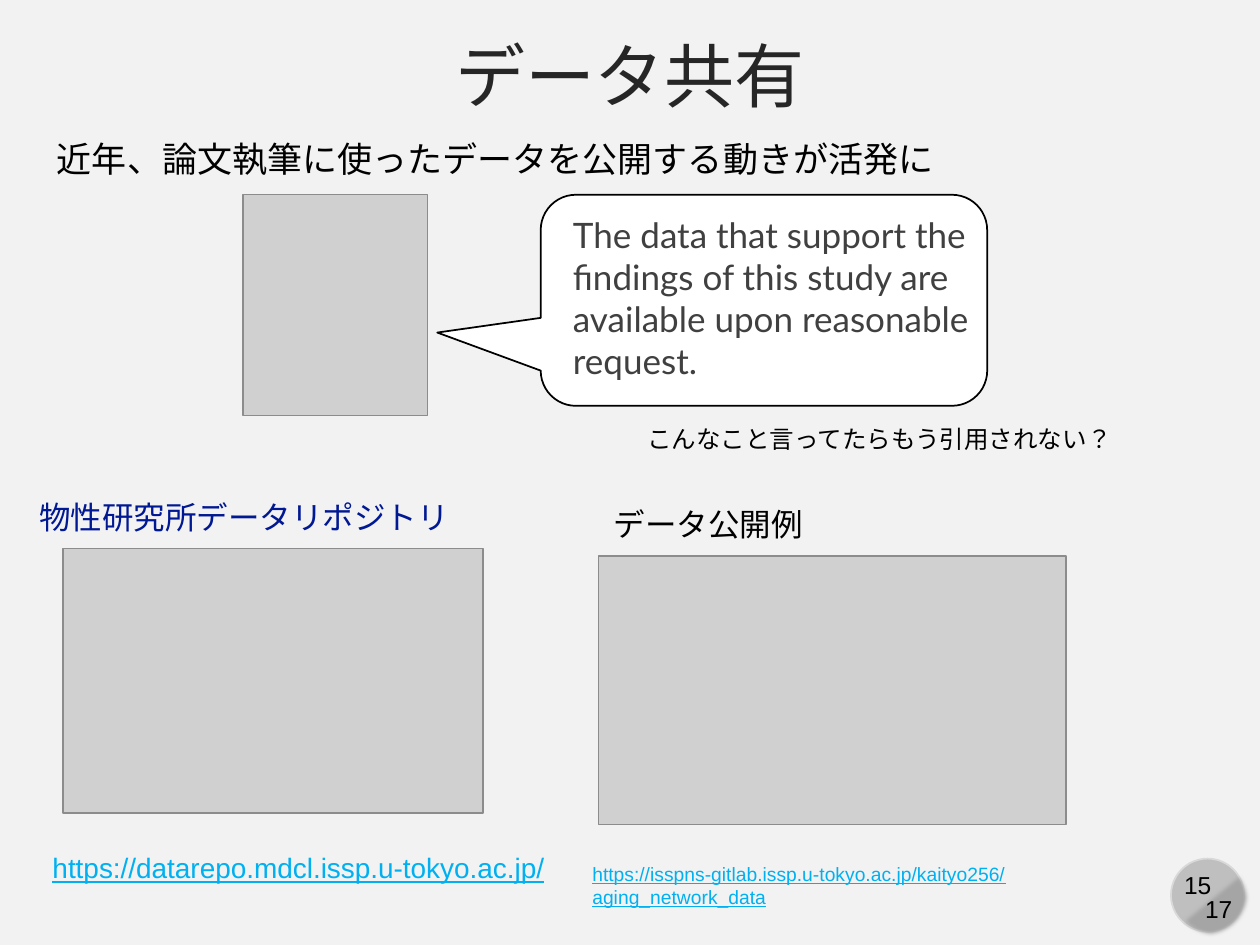
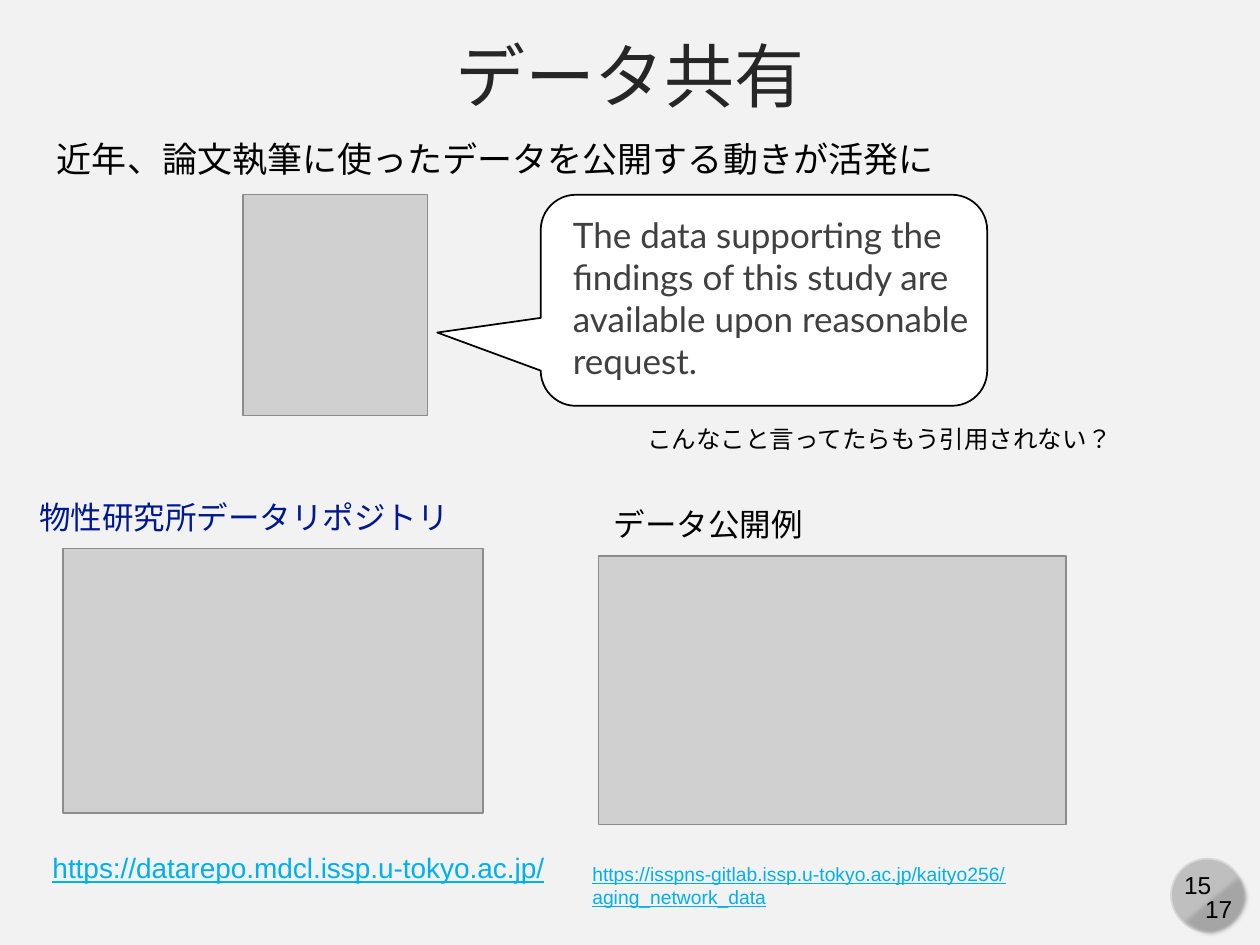
Before and after one commit to cpss2026-git/cpss2026-git.github.io, a slide deck: slide 15 of 01-lecture-git-basic/slides/01-c-compphys.pptx. Drawn at 1260x945 pixels with LibreOffice and Linux fonts; fonts in the diff are those of the drawing; grey boxes stand for pictures. Boxes give left, top, right and bottom in pixels: in the first picture for what was removed or moved away, otherwise in the second. Text is boxed around its words. In the diff, an @@ line names an element or a change of style, - is before the commit and + after.

```diff
--- a/01-lecture-git-basic/slides/01-c-compphys.pptx
+++ b/01-lecture-git-basic/slides/01-c-compphys.pptx
@@ text at box(573, 222, 968, 380): text changed @@
-The data that support the findings of this study are available upon reasonable request.
+The data supporting the findings of this study are available upon reasonable request.
```
Also in this commit, not shown: 5 other slides changed, 1 other file.
